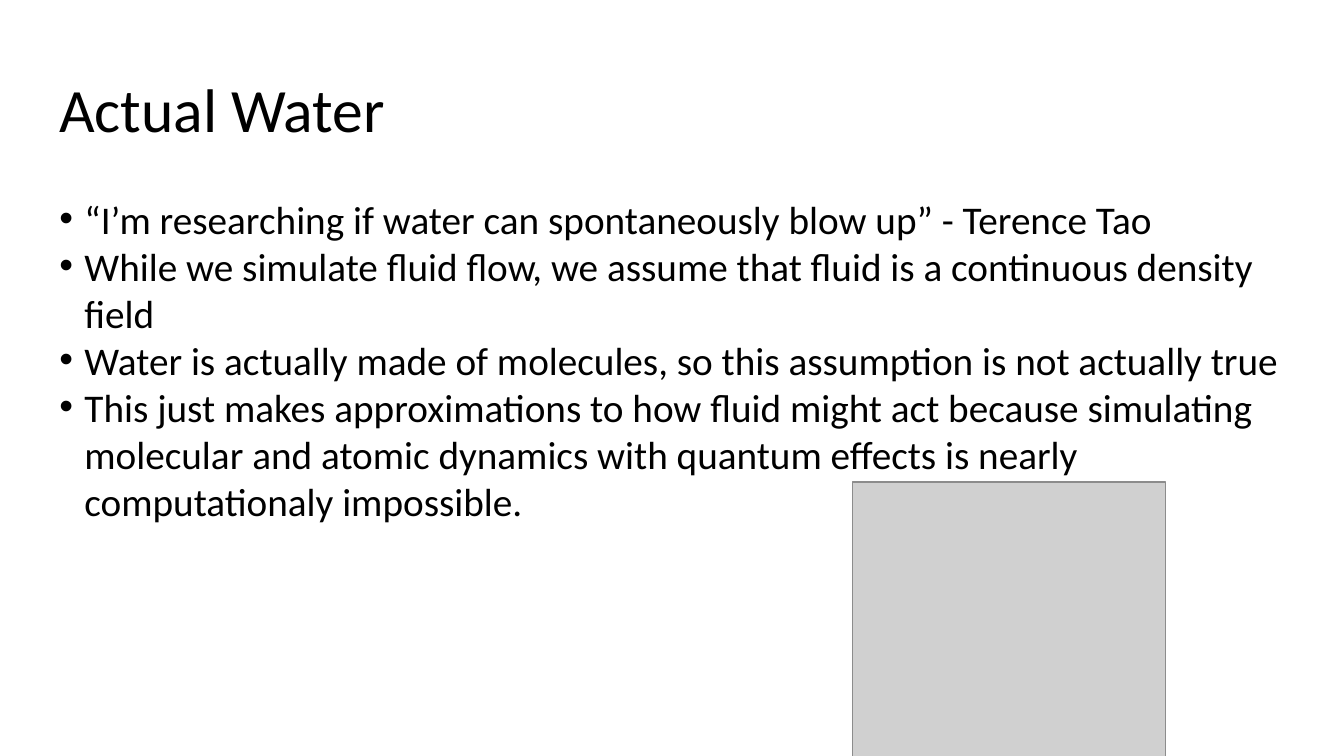
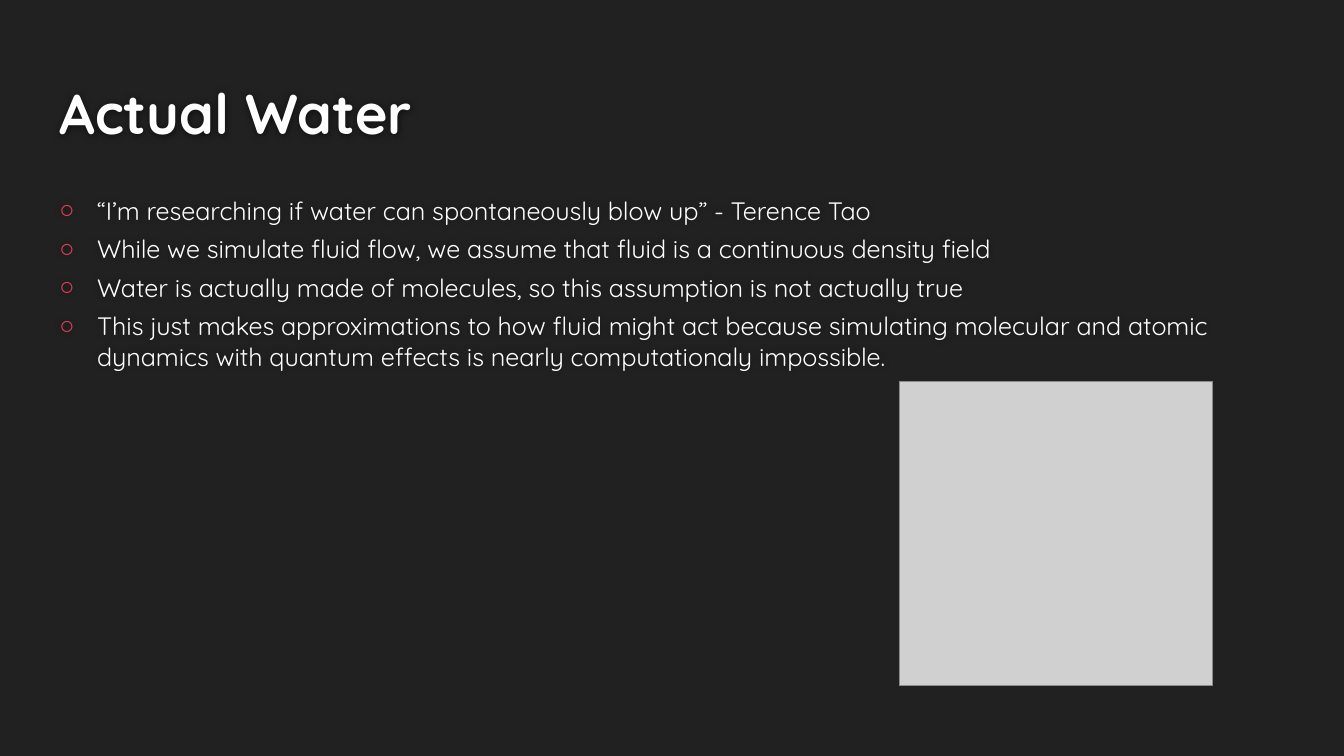
Before and after one commit to andrew-pa/fluidynm, a slide deck: slide 7 of Navier Stokes Presentation.pptx (slide 10 before the commit). Drawn at 1344x756 pixels with LibreOffice and Linux fonts; fonts in the diff are those of the drawing; grey boxes stand for pictures. Boxes give left, top, right and bottom in pixels: in the first picture for what was removed or moved away, otherwise in the second. Text is boxed around its words. In the diff, an @@ line names an element or a change of style, - is before the commit and + after.

```diff
--- a/Navier Stokes Presentation.pptx
+++ b/Navier Stokes Presentation.pptx
@@ background #FFFFFF to #212121 @@
@@ title "Actual Water" at (x1=59, y1=92, x2=412, y2=135): size 33 to 30 pt, font Calibri to Quicksand, text colour #000000 to #FEFEFE, bold on; line spacing 0.9 to 1 @@
@@ text "“I’m researching if water can ..." at (x1=97, y1=201, x2=1208, y2=371): size 21 to 13.5 pt, font Calibri to Quicksand, text colour #000000 to #FFFFFF; bullet • to ○; more space between paragraphs @@
@@ picture resized from (x1=852, y1=482, x2=1165, y2=756) to (x1=899, y1=382, x2=1212, y2=685) @@
```
Also in this commit, not shown: 9 other slides changed, 1 slide added, 1 other file.
